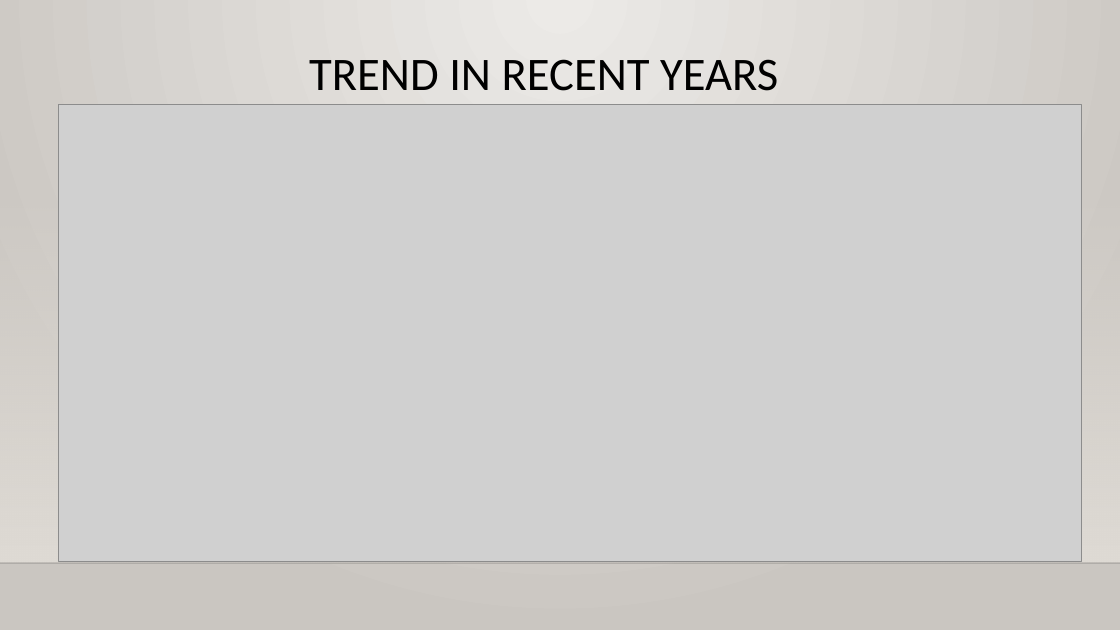
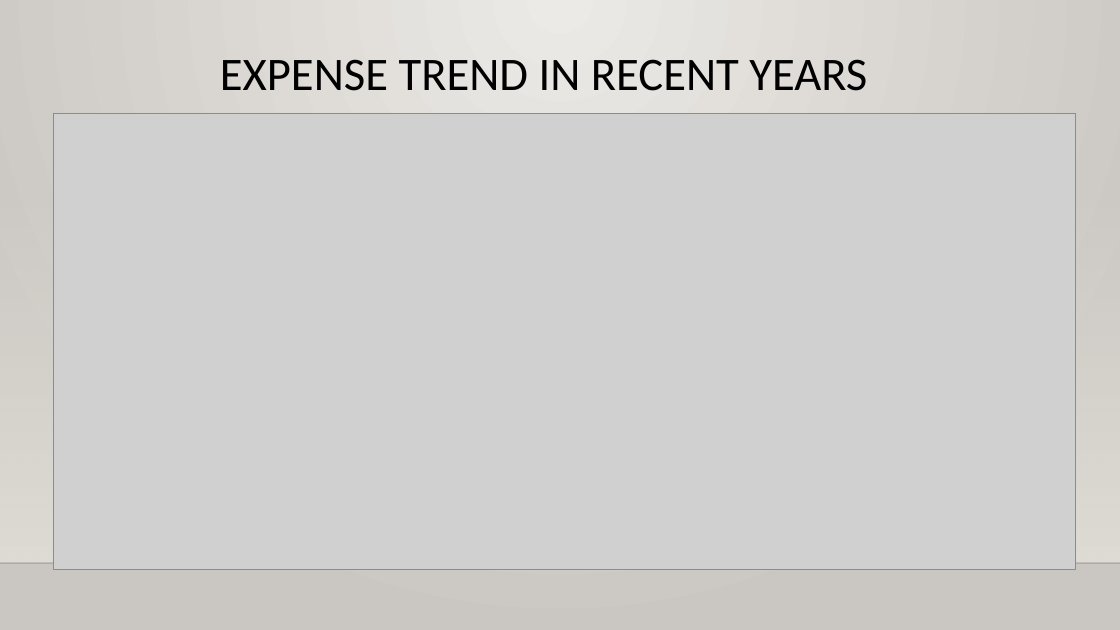
Before and after one commit to XIAOJIA68/DAV-5400, a slide deck: slide 9 of Final Presentation.pptx. Drawn at 1120x630 pixels with LibreOffice and Linux fonts; fonts in the diff are those of the drawing; grey boxes stand for pictures; background and template pictures are left out. Boxes give left, top, right and bottom in pixels: in the first picture for what was removed or moved away, otherwise in the second. Text is boxed around its words. In the diff, an @@ line names an element or a change of style, - is before the commit and + after.

```diff
--- a/Final Presentation.pptx
+++ b/Final Presentation.pptx
@@ title at box(220, 59, 867, 91): text changed @@
-TREND IN RECENT YEARS
+EXPENSE TREND IN RECENT YEARS
@@ picture: place and size @@
-picture at box(59, 105, 1081, 562)
+picture at box(53, 113, 1075, 571)
```
Also in this commit, not shown: 4 other slides changed, 2 slides added, 1 slide removed.
